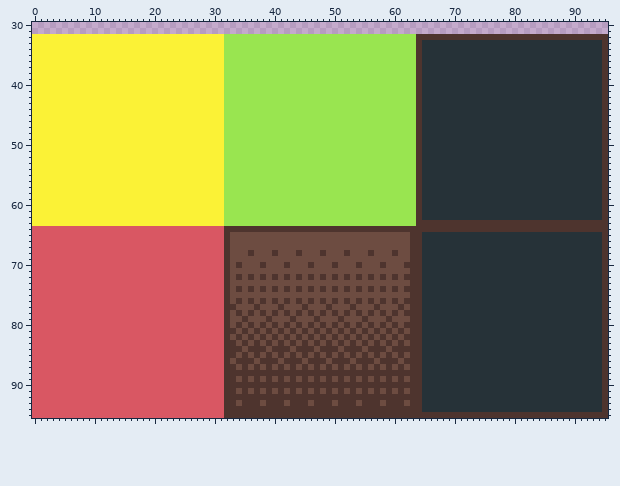
Two versions of one pixel-art file, Assets/AnimationImporter-master/tiles/tile_hatch.ase. This is how it looked before the edit.
96x96 pixels, 1 frame. Shown: x 0..95, y 30..95.
The result:
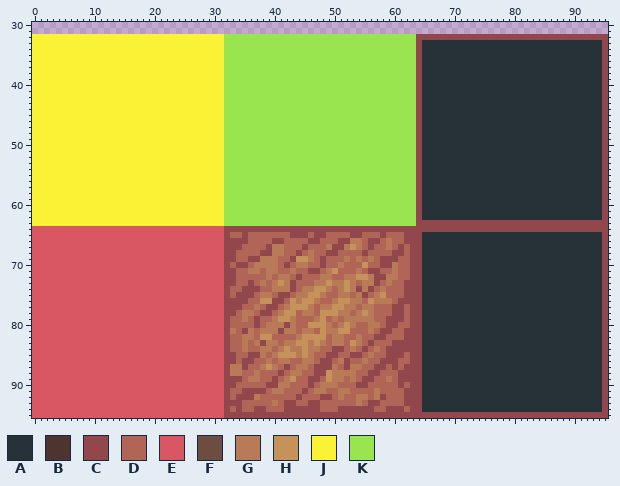
Palette (. is transparent): A #263238  B #4e342e  C #92474d  D #b06557  E #d95763  F #6d4c41  G #b97a57  H #c5935a  J #fbf236  K #99e550
The edit:
Changed rows in their new state; - is an unchanged pixel.
first column x 32:
32 --------------------------------CCCCCCCCCCCCCCCCCCCCCCCCCCCCCCCC
33 --------------------------------C------------------------------C
34 --------------------------------C------------------------------C
35 --------------------------------C------------------------------C
36 --------------------------------C------------------------------C
37 --------------------------------C------------------------------C
38 --------------------------------C------------------------------C
39 --------------------------------C------------------------------C
40 --------------------------------C------------------------------C
41 --------------------------------C------------------------------C
42 --------------------------------C------------------------------C
43 --------------------------------C------------------------------C
44 --------------------------------C------------------------------C
45 --------------------------------C------------------------------C
46 --------------------------------C------------------------------C
47 --------------------------------C------------------------------C
48 --------------------------------C------------------------------C
49 --------------------------------C------------------------------C
50 --------------------------------C------------------------------C
51 --------------------------------C------------------------------C
52 --------------------------------C------------------------------C
53 --------------------------------C------------------------------C
54 --------------------------------C------------------------------C
55 --------------------------------C------------------------------C
56 --------------------------------C------------------------------C
57 --------------------------------C------------------------------C
58 --------------------------------C------------------------------C
59 --------------------------------C------------------------------C
60 --------------------------------C------------------------------C
61 --------------------------------C------------------------------C
62 --------------------------------C------------------------------C
63 --------------------------------CCCCCCCCCCCCCCCCCCCCCCCCCCCCCCCC
64 CCCCCCCCCCCCCCCCCCCCCCCCCCCCCCCCCCCCCCCCCCCCCCCCCCCCCCCCCCCCCCCC
65 CDDCDDDDDDDCCCDCCDDDDCCDDDCDDDCCC------------------------------C
66 CCCCDDDDCCDDDDCCDDDCCGGDCCDGDDCCC------------------------------C
67 CCCDDDDCGGDDDCDDDGCCGHGDCDDGDCDCC------------------------------C
68 CCDDDDCCGGDDCDGDDCCDDDDCDDDDCCDCC------------------------------C
69 CCDDCCGGGDDCHHGDCDDDGDGDGDCCCDDCC------------------------------C
70 CDCCDGGGGDCDGGDDCDDGDDDHDDCCGDDCC------------------------------C
71 CCDDGGDGGDDGDDCCDGHDDDGDCCDDGDDCC------------------------------C
72 CCDDDDDGDGGDCDDDGGDDGGHHGCCGGDDCC------------------------------C
73 CCDDCDGDGHGCDDDGGHGGHGDGGCDGDDCCC------------------------------C
74 CDDCCCDDGGGCDGGHHGDGHGCGCDGDDDCCC------------------------------C
75 CDCCCDGGDCCDGGHHGDDGGDGCDGHDDDCCC------------------------------C
76 CCCCDDHHCCDHGHHGDDGHHGGDHGGGDCCCC------------------------------C
77 CCCDDGDCCDGHHHGDGGHHGGDGGDDDCCDCC------------------------------C
78 CCDGGDCCDGHHDGGDHHHGGDGHGDDDCCDCC------------------------------C
79 CDDGDCDDGHHGDDDGHDGDGGGGGDDCCCDCC------------------------------C
80 CDDDDCDGGGCGDDHHHGDGHGDDGGDCCDDCC------------------------------C
81 CGDCGDGGGCGGDGGDHGGHHDDDGDCCDDCCC------------------------------C
82 CDDGGDHHDDDDGHHHHDGGDDGDDCCDDDCCC------------------------------C
83 CDDGDGCGGDGGHHGHGDGGDHGDCDDDCCCCC------------------------------C
84 CDDGDDGGDGHGGHGGDDCCDGDCDGDCCCCCC------------------------------C
85 CCDDCCGDGHHHGHGDDCCDDCCDGDDCCCDCC------------------------------C
86 CCDCCDDGDGGDDGGDCCDGCDDGDDCCCDDCC------------------------------C
87 CGGCDDGHGDCDGGDCCCGDCGGDDCCDCDCCC------------------------------C
88 CGGDDGDDDCDGGDDCCHGGGGDDCCDDDCCCC------------------------------C
89 CCCDGGDDCDGHDDCCDHGGDGDCCDDGDCCCC------------------------------C
90 CCDDDDDCCGGDDDCDGGGDDDCCDDDDDCDCC------------------------------C
91 CDDCCCCDGGDDDCDGGDDGGDDDDGDDDDCCC------------------------------C
92 CDCCCGDDDDDDCDDDCCDGDDGGDGCDDDCCC------------------------------C
93 CCCDDDDDGDCCDDCCDDDDDDGDCCDDDDCCC------------------------------C
94 CDCDDCCDDDCCCCCCDDDCCCCCCDDCCCDCC------------------------------C
95 CCCCCCCCCCCCCCCCCCCCCCCCCCCCCCCCCCCCCCCCCCCCCCCCCCCCCCCCCCCCCCCC
Pixel boxes of the changes (left, top, right, bottom) in both pictures:
changed: (224, 34, 608, 418)
